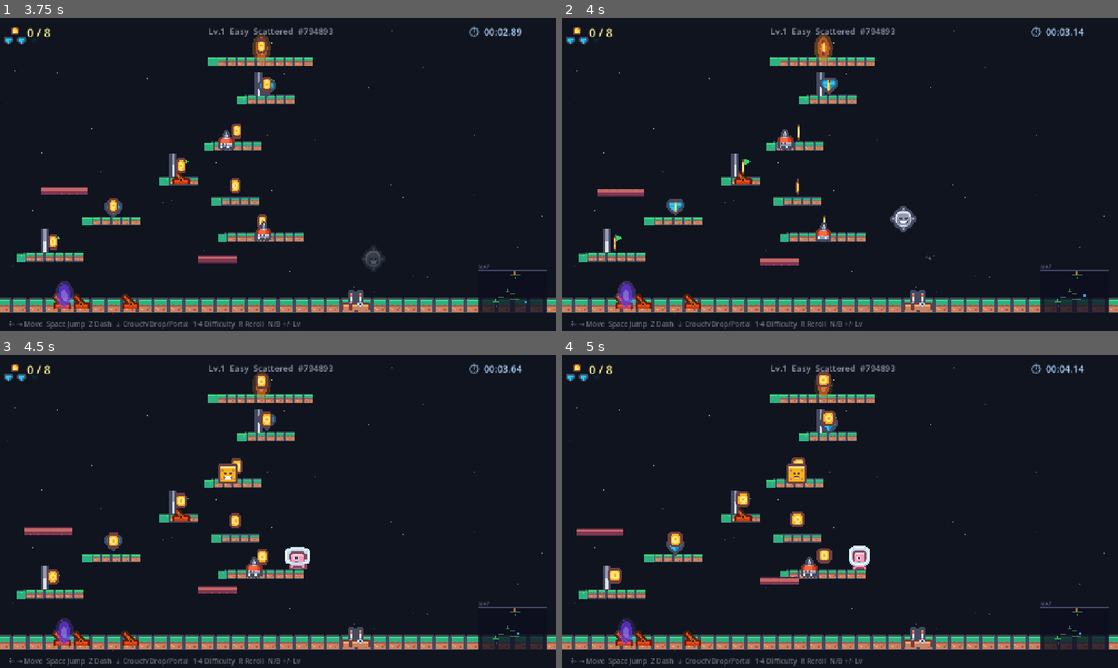
Above: before the commit, frames 1-4 (two rows, left to right).
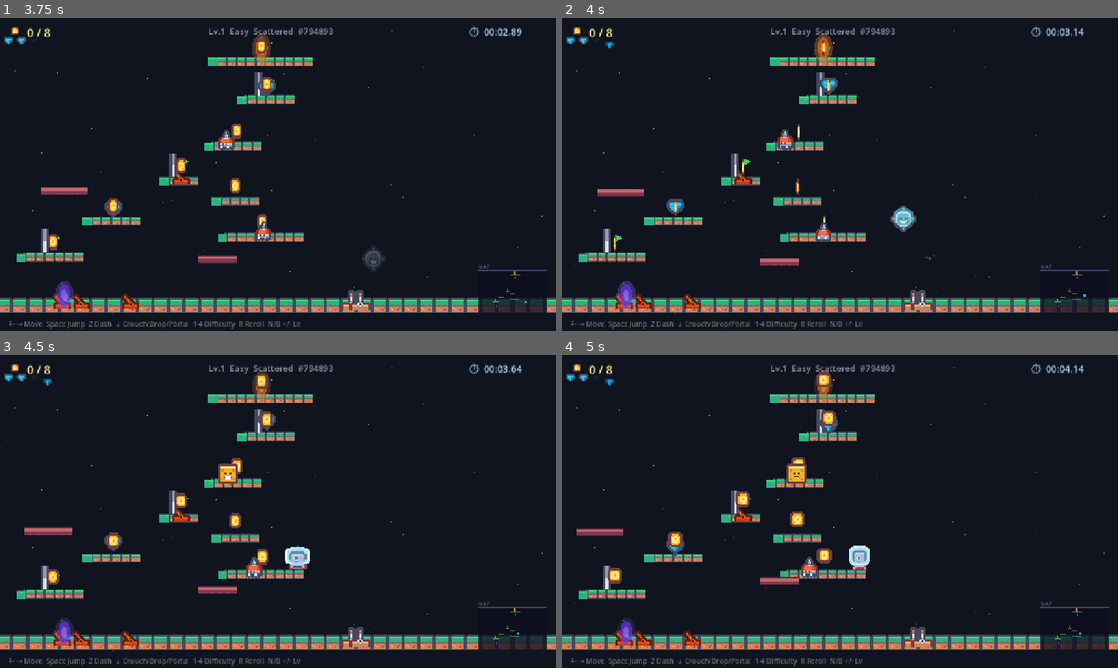
Above: after the commit, the same moments.

Repository: whereissam/SimpleJumper
Game: Godot game, scene res://scenes/TitleScreen.tscn
Same seed, same stepped clock (60 frames per second), same inputs: the game is played once before the commit and once after it.
Inputs (mouse positions are in pixels of both pictures, inside the frame that each line leads up to):
- Up to frame 1 (3.75 s): tap Enter (ui_accept) at 0.5, 0.77 s; move the mouse to (400, 158) at 0.52 s; hold Right (ui_right) 0.53-1.25 s; tap V at 0.6, 2.1 s; click (400, 158) at 0.67 s; drag from (166, 190) to (361, 299) at 1.27 s; move the mouse to (333, 105) at 2.02 s; hold Right (ui_right) 2.03-2.75 s; drag from (250, 237) to (361, 299) at 2.77 s; move the mouse to (444, 221) at 3.52 s; hold Left (ui_left) from 3.53 s (still down); tap Keypad Enter at 3.6 s
- Up to frame 2 (4 s): keep holding Left (ui_left); tap Enter (ui_accept) at 3.77 s; tap V at 3.8 s
- Up to frame 3 (4.5 s): release Left (ui_left) at 4.25 s; drag from (111, 464) to (83, 636) at 4.27 s
- Up to frame 4 (5 s): no input

Frame 1 is identical in both runs. In frame 2, 0.2% of the frame differs, in the area x 7-64%, y 7-67%; in frame 3, 0.2%; in frame 4, 0.2%.
Error after the commit: Parse Error: Cannot find member "TONE_MAP_FILMIC" in base "Environment". (res://scripts/Renderer25D.gd:37)

Commit message:
feat: add 2.5D renderer with V key toggle
New Renderer25D.gd overlays 3D meshes on top of the 2D game:
- Scans all 2D nodes (player, enemies, platforms, coins) and creates
  MeshInstance3D proxies (boxes for platforms, character models with
  head/eyes for entities, glowing spheres for coins)
- Syncs 3D positions from 2D physics each frame
- Perspective Camera3D follows player with slight angle
- Directional + fill lighting, fog, glow, depth-of-field
- Material cache for performance
- Press V to toggle between 2D and 2.5D rendering
- 2D physics remain unchanged throughout

Co-Authored-By: Claude Opus 4.6 (1M context) <noreply@anthropic.com>

Diff:
--- a/scripts/Effects.gd
+++ b/scripts/Effects.gd
@@ -210,6 +210,7 @@
 		["Reroll Map", "R"],
 		["Next Level", "N"],
 		["Prev Level", "B"],
+		["Toggle 2.5D", "V"],
 	]
 
 	var y_pos := 185
--- /dev/null
+++ b/scripts/Renderer25D.gd
@@ -0,0 +1,294 @@
+class_name Renderer25D extends Node3D
+## Overlays a 3D rendering layer on top of the 2D game.
+## Creates MeshInstance3D proxies for 2D nodes and syncs positions each frame.
+## The 2D sprites are hidden; only 3D meshes render.
+
+const SCALE := 0.01  # 2D pixels -> 3D units (100px = 1 unit)
+const DEPTH_PLAYER    := 0.0
+const DEPTH_ENEMIES   := 0.05
+const DEPTH_PLATFORMS := 0.1
+const DEPTH_HAZARDS   := 0.02
+const DEPTH_ITEMS     := -0.05
+const DEPTH_BG        := 0.5
+
+var _camera: Camera3D
+var _env: WorldEnvironment
+var _proxies: Dictionary = {}  # Node2D -> MeshInstance3D
+var _world_2d: Node2D
+var _enabled := false
+
+# Materials (cached for reuse)
+var _mat_cache: Dictionary = {}
+
+func setup(world: Node2D) -> void:
+	_world_2d = world
+	_build_3d_scene()
+	_scan_and_create_proxies()
+	_hide_2d_sprites()
+	_enabled = true
+
+func _build_3d_scene() -> void:
+	# Environment
+	var env := Environment.new()
+	env.background_mode = Environment.BG_COLOR
+	env.background_color = Color(0.04, 0.04, 0.1)
+	env.ambient_light_color = Color(0.6, 0.6, 0.8)
+	env.ambient_light_energy = 0.5
+	env.tonemap_mode = Environment.TONE_MAP_FILMIC
+	env.glow_enabled = true
+	env.glow_intensity = 0.3
+	env.glow_bloom = 0.15
+	env.ssao_enabled = false
+	env.fog_enabled = true
+	env.fog_light_color = Color(0.15, 0.12, 0.25)
+	env.fog_density = 0.005
+
+	_env = WorldEnvironment.new()
+	_env.environment = env
+	add_child(_env)
+
+	# Camera — slightly angled for 2.5D perspective
+	_camera = Camera3D.new()
+	_camera.projection = Camera3D.PROJECTION_PERSPECTIVE
+	_camera.fov = 45.0
+	_camera.near = 0.1
+	_camera.far = 100.0
+	# DOF
+	var attrs := CameraAttributesPractical.new()
+	attrs.dof_blur_far_enabled = true
+	attrs.dof_blur_far_distance = 8.0
+	attrs.dof_blur_far_transition = 4.0
+	_camera.attributes = attrs
+	add_child(_camera)
+
+	# Directional light (main)
+	var sun := DirectionalLight3D.new()
+	sun.rotation_degrees = Vector3(-40, 25, 0)
+	sun.light_color = Color(1.0, 0.95, 0.85)
+	sun.light_energy = 0.7
+	sun.shadow_enabled = true
+	add_child(sun)
+
+	# Fill light (softer, opposite side)
+	var fill := DirectionalLight3D.new()
+	fill.rotation_degrees = Vector3(-30, -150, 0)
+	fill.light_color = Color(0.4, 0.5, 0.8)
+	fill.light_energy = 0.3
+	fill.shadow_enabled = false
+	add_child(fill)
+
+func _scan_and_create_proxies() -> void:
+	if not _world_2d:
+		return
+
+	# Player
+	var player := _find_node_by_class(_world_2d, "Player")
+	if player:
+		var mesh := _create_character_proxy(player, Color(0.2, 0.7, 0.3), DEPTH_PLAYER, Vector3(0.5, 0.7, 0.3))
+		_proxies[player] = mesh
+
+	# Platforms (StaticBody2D children with sprites)
+	for node in _world_2d.get_children():
+		if node is StaticBody2D and not node is DestructibleBlock:
+			var size := _estimate_body_size(node)
+			if size.x > 0:
+				var mesh := _create_box_proxy(node, _get_platform_color(node), DEPTH_PLATFORMS, Vector3(size.x * SCALE, size.y * SCALE, 0.3))
+				_proxies[node] = mesh
+		elif node is DestructibleBlock:
+			var db := node as DestructibleBlock
+			var mesh := _create_box_proxy(node, Color(0.6, 0.45, 0.3), DEPTH_PLATFORMS, Vector3(db.block_width * SCALE, db.block_height * SCALE, 0.25))
+			_proxies[node] = mesh
+
+	# Enemies (Area2D with specific class names)
+	for node in _world_2d.get_children():
+		if node is PatrolEnemy:
+			_proxies[node] = _create_character_proxy(node, Color(0.9, 0.25, 0.2), DEPTH_ENEMIES, Vector3(0.45, 0.55, 0.25))
+		elif node is JumpingEnemy:
+			_proxies[node] = _create_character_proxy(node, Color(0.9, 0.8, 0.2), DEPTH_ENEMIES, Vector3(0.45, 0.55, 0.25))
+		elif node is FlyingEnemy:
+			_proxies[node] = _create_character_proxy(node, Color(0.6, 0.3, 0.8), DEPTH_ENEMIES, Vector3(0.4, 0.4, 0.2))
+		elif node is ShieldedEnemy:
+			_proxies[node] = _create_character_proxy(node, Color(0.3, 0.5, 0.9), DEPTH_ENEMIES, Vector3(0.5, 0.6, 0.25))
+		elif node is BossEnemy:
+			_proxies[node] = _create_character_proxy(node, Color(0.8, 0.15, 0.1), DEPTH_ENEMIES, Vector3(0.9, 1.0, 0.4))
+
+	# Coins
+	for node in _world_2d.get_tree().get_nodes_in_group("coins"):
+		_proxies[node] = _create_gem_proxy(node, Color(1.0, 0.85, 0.15), DEPTH_ITEMS)
+
+	# Spikes / saws (Area2D hazards)
+	for node in _world_2d.get_children():
+		if node is Area2D and node.has_meta("hazard"):
+			_proxies[node] = _create_box_proxy(node, Color(0.8, 0.2, 0.2), DEPTH_HAZARDS, Vector3(0.3, 0.2, 0.15))
+
+	# AnimatableBody2D (moving platforms)
+	for node in _world_2d.get_children():
+		if node is AnimatableBody2D:
+			var size := _estimate_body_size(node)
+			if size.x > 0:
+				_proxies[node] = _create_box_proxy(node, Color(0.5, 0.4, 0.7), DEPTH_PLATFORMS, Vector3(size.x * SCALE, size.y * SCALE, 0.25))
+
+	# Walls
+	for node in _world_2d.get_children():
+		if node is StaticBody2D and node.has_meta("wall"):
+			var size := _estimate_body_size(node)
+			if size.x > 0:
+				_proxies[node] = _create_box_proxy(node, Color(0.35, 0.3, 0.45), DEPTH_PLATFORMS, Vector3(size.x * SCALE, size.y * SCALE, 0.4))
+
+func _process(_delta: float) -> void:
+	if not _enabled:
+		return
+	_sync_proxies()
+	_update_camera()
+
+func _sync_proxies() -> void:
+	var to_remove : Array = []
+	for node2d in _proxies:
+		if not is_instance_valid(node2d):
+			to_remove.append(node2d)
+			continue
+		var mesh : MeshInstance3D = _proxies[node2d]
+		var n2d := node2d as Node2D
+		mesh.position.x = n2d.global_position.x * SCALE
+		mesh.position.y = -n2d.global_position.y * SCALE
+		mesh.visible = n2d.visible
+	for key in to_remove:
+		var mesh : MeshInstance3D = _proxies[key]
+		if is_instance_valid(mesh):
+			mesh.queue_free()
+		_proxies.erase(key)
+
+func _update_camera() -> void:
+	var player := _find_node_by_class(_world_2d, "Player")
+	if not player or not is_instance_valid(player):
+		return
+	var px : float = player.global_position.x * SCALE
+	var py : float = -player.global_position.y * SCALE
+	# Camera behind and above, slight angle
+	var target_pos := Vector3(px, py + 1.5, -5.0)
+	_camera.position = _camera.position.lerp(target_pos, 0.08)
+	_camera.look_at(Vector3(px, py, 0.0))
+
+func _hide_2d_sprites() -> void:
+	# Hide all Sprite2D, AnimatedSprite2D, Polygon2D, ColorRect visual nodes
+	# but keep CanvasLayer HUD visible
+	for node in _proxies:
+		if not is_instance_valid(node):
+			continue
+		_hide_visuals_recursive(node)
+
+	# Hide background (CanvasLayer -10)
+	for child in _world_2d.get_children():
+		if child is CanvasLayer and child.layer < 0:
+			child.visible = false
+
+func _hide_visuals_recursive(node: Node) -> void:
+	for child in node.get_children():
+		if child is Sprite2D or child is AnimatedSprite2D:
+			child.visible = false
+		elif child is Polygon2D:
+			child.visible = false
+		elif child is ColorRect and not child.get_parent() is CanvasLayer:
+			child.visible = false
+		_hide_visuals_recursive(child)
+
+# ── Proxy factory methods ────────────────────────────────────────────────────
+
+func _create_box_proxy(node: Node2D, color: Color, depth: float, size: Vector3) -> MeshInstance3D:
+	var mesh := MeshInstance3D.new()
+	var box := BoxMesh.new()
+	box.size = size
+	mesh.mesh = box
+	mesh.material_override = _get_material(color)
+	mesh.position = Vector3(node.global_position.x * SCALE, -node.global_position.y * SCALE, depth)
+	add_child(mesh)
+	return mesh
+
+func _create_character_proxy(node: Node2D, color: Color, depth: float, size: Vector3) -> MeshInstance3D:
+	var root := MeshInstance3D.new()
+
+	# Body
+	var body_mesh := BoxMesh.new()
+	body_mesh.size = size
+	root.mesh = body_mesh
+	root.material_override = _get_material(color)
+
+	# Head (child)
+	var head := MeshInstance3D.new()
+	var head_mesh := BoxMesh.new()
+	head_mesh.size = Vector3(size.x * 0.8, size.x * 0.8, size.z * 0.9)
+	head.mesh = head_mesh
+	head.material_override = _get_material(color.lightened(0.2))
+	head.position = Vector3(0, size.y * 0.5 + size.x * 0.3, 0)
+	root.add_child(head)
+
+	# Eyes
+	var eye_mat := _get_material(Color(0.1, 0.1, 0.1))
+	for side in [-1, 1]:
+		var eye := MeshInstance3D.new()
+		var eye_mesh := SphereMesh.new()
+		eye_mesh.radius = size.x * 0.1
+		eye_mesh.height = size.x * 0.2
+		eye.mesh = eye_mesh
+		eye.material_override = eye_mat
+		eye.position = Vector3(side * size.x * 0.2, size.y * 0.5 + size.x * 0.35, -size.z * 0.4)
+		root.add_child(eye)
+
+	root.position = Vector3(node.global_position.x * SCALE, -node.global_position.y * SCALE, depth)
+	add_child(root)
+	return root
+
+func _create_gem_proxy(node: Node2D, color: Color, depth: float) -> MeshInstance3D:
+	var mesh := MeshInstance3D.new()
+	var sphere := SphereMesh.new()
+	sphere.radius = 0.15
+	sphere.height = 0.3
+	mesh.mesh = sphere
+	var mat := StandardMaterial3D.new()
+	mat.albedo_color = color
+	mat.emission_enabled = true
+	mat.emission = color
+	mat.emission_energy_multiplier = 1.5
+	mat.metallic = 0.8
+	mat.roughness = 0.2
+	mesh.material_override = mat
+	mesh.position = Vector3(node.global_position.x * SCALE, -node.global_position.y * SCALE, depth)
+	add_child(mesh)
+	return mesh
+
+func _get_material(color: Color) -> StandardMaterial3D:
+	var key := color.to_html()
+	if _mat_cache.has(key):
+		return _mat_cache[key]
+	var mat := StandardMaterial3D.new()
+	mat.albedo_color = color
+	mat.roughness = 0.6
+	mat.metallic = 0.1
+	_mat_cache[key] = mat
+	return mat
+
+func _get_platform_color(node: Node2D) -> Color:
+	# Try to detect platform type from child sprites or metadata
+	for child in node.get_children():
+		if child is Sprite2D:
+			var s := child as Sprite2D
+			if s.modulate != Color.WHITE:
+				return s.modulate.darkened(0.2)
+	return Color(0.3, 0.5, 0.25)  # Default grass green
+
+func _estimate_body_size(node: Node2D) -> Vector2:
+	for child in node.get_children():
+		if child is CollisionShape2D:
+			var shape := (child as CollisionShape2D).shape
+			if shape is RectangleShape2D:
+				return (shape as RectangleShape2D).size
+			elif shape is CircleShape2D:
+				var r := (shape as CircleShape2D).radius
+				return Vector2(r * 2, r * 2)
+	return Vector2.ZERO
+
+func _find_node_by_class(root: Node, cls: String) -> Node2D:
+	for child in root.get_children():
+		if child.get_class() == cls or (child.get_script() and child.get_script().get_global_name() == cls):
+			return child as Node2D
+	return null
--- a/scripts/World.gd
+++ b/scripts/World.gd
@@ -87,6 +87,8 @@
 var camera_fx        : CameraFX
 var combo_label      : Label
 var game_mode        : String = ""  # "", "endless", "daily"
+var renderer_25d     : Renderer25D
+var is_25d           := false
 
 
 # ==============================================================================
@@ -351,6 +353,46 @@
 			KEY_B:
 				if current_level > 1:
 					_switch_level(current_level - 1)
+			KEY_V:
+				_toggle_25d()
+
+# -- 2.5D toggle ---------------------------------------------------------------
+func _toggle_25d() -> void:
+	is_25d = not is_25d
+	if is_25d:
+		if not renderer_25d:
+			renderer_25d = Renderer25D.new()
+			add_child(renderer_25d)
+			renderer_25d.setup(self)
+		else:
+			renderer_25d.visible = true
+			renderer_25d.set_process(true)
+		# Hide 2D camera
+		var cam_2d := player_node.get_node_or_null("Camera2D") as Camera2D
+		if cam_2d:
+			cam_2d.enabled = false
+	else:
+		if renderer_25d:
+			renderer_25d.visible = false
+			renderer_25d.set_process(false)
+		# Restore 2D visuals
+		_restore_2d_sprites()
+		var cam_2d := player_node.get_node_or_null("Camera2D") as Camera2D
+		if cam_2d:
+			cam_2d.enabled = true
+
+func _restore_2d_sprites() -> void:
+	# Re-show all hidden 2D sprites
+	for child in get_children():
+		if child is CanvasLayer and child.layer < 0:
+			child.visible = true
+	_restore_visuals_recursive(self)
+
+func _restore_visuals_recursive(node: Node) -> void:
+	for child in node.get_children():
+		if child is Sprite2D or child is AnimatedSprite2D or child is Polygon2D:
+			child.visible = true
+		_restore_visuals_recursive(child)
 
 # -- Level switching -----------------------------------------------------------
 func _switch_level(to_level: int) -> void:
Not shown, changed: docs/todo.md
